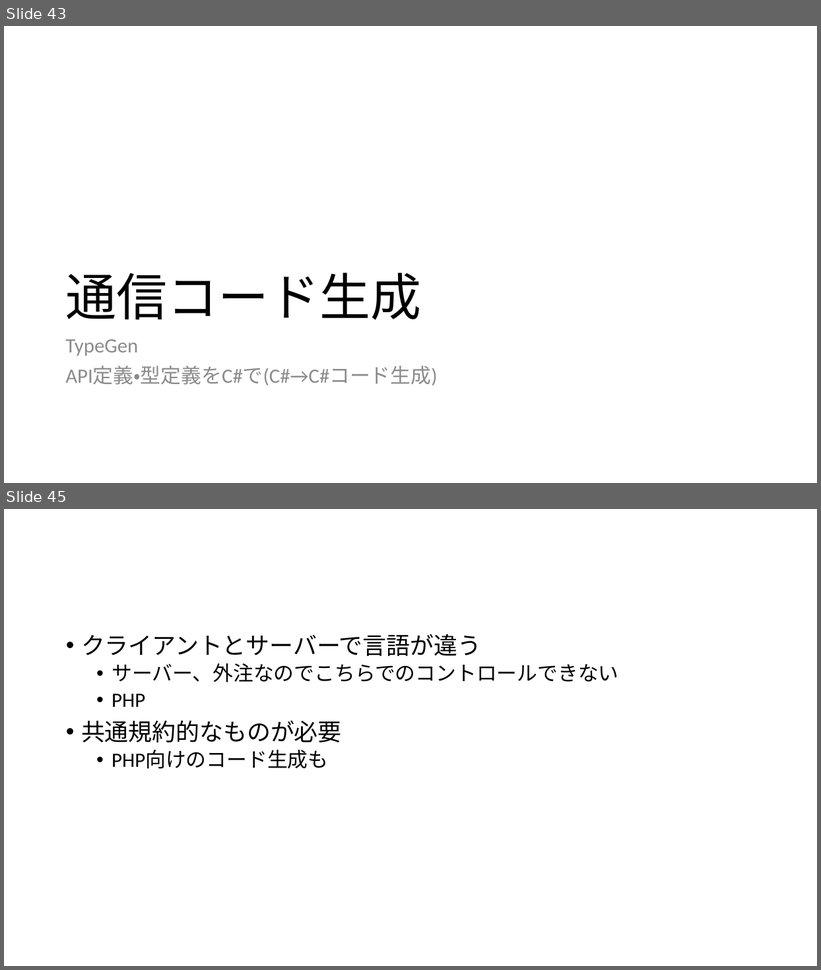
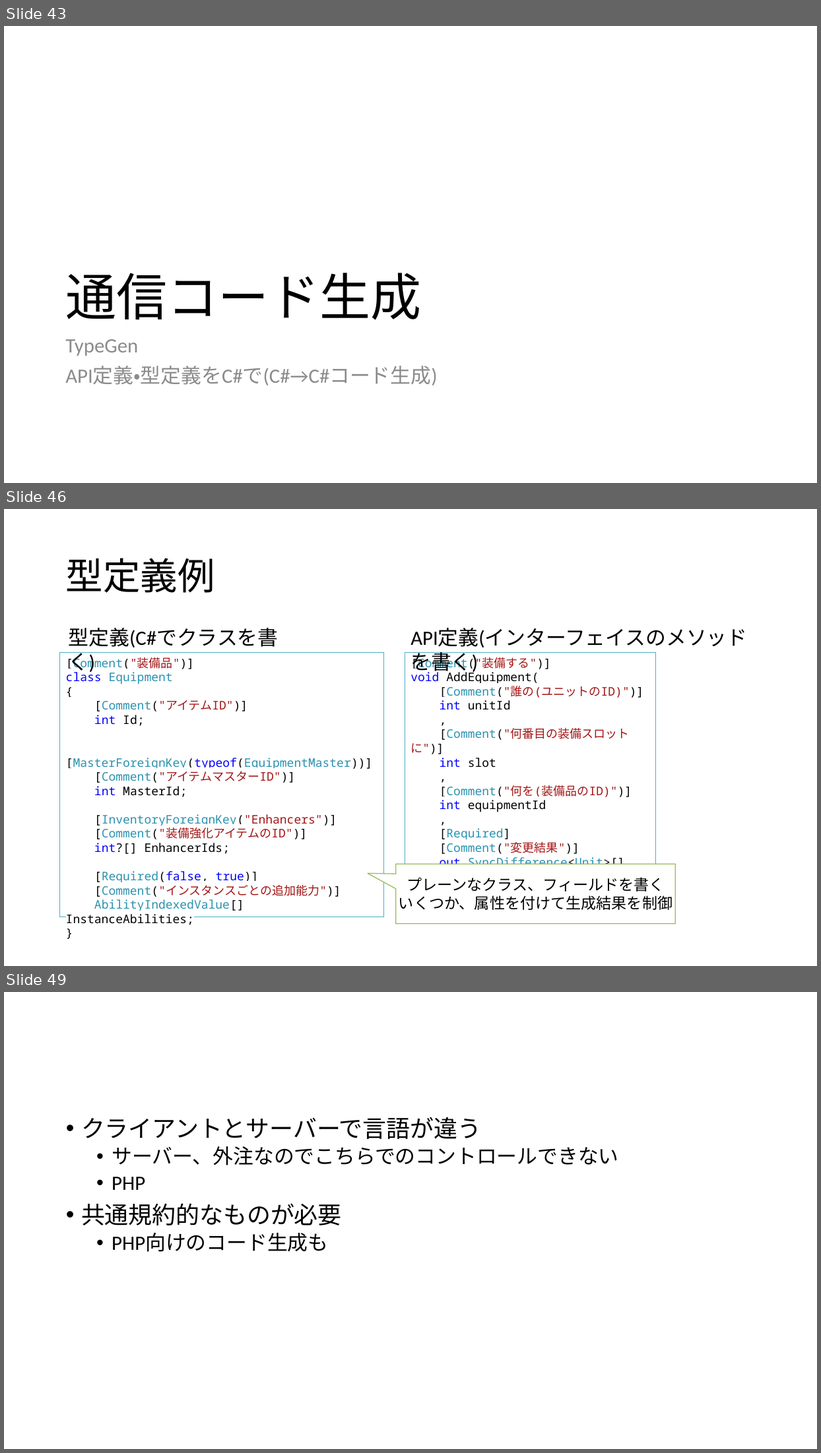
Before and after one commit to ppcuni/UnityCsharp20150321, a slide deck: doc/自社フレームワーク.pptx. Shown one above the other, each under a label of ours: slides 43 and 45 before the commit, slides 43, 46 and 49 after it; the slides between them are not shown. The pictures are 821x970 and 821x1453 pixels, drawn with LibreOffice and Linux fonts; fonts in the diff are those of the drawing. Boxes give left, top, right and bottom in pixels: in the first picture for what was removed or moved away, otherwise in the second. Text is boxed around its words. In the diff, an @@ line names an element or a change of style, - is before the commit and + after.

Commit message:
コード生成 途中

```diff
--- a/doc/自社フレームワーク.pptx
+++ b/doc/自社フレームワーク.pptx
@@ slide 46 added at <box>4,509,817,966</box>, background #FFFFFF @@
@@ title added at <box>66,558,215,593</box>, 44 pt, text #000000 @@
+型定義例
@@ text added at <box>69,628,279,648</box>, 24 pt, text #000000 @@
+型定義(C#でクラスを書く)
@@ text added at <box>411,628,747,675</box>, 24 pt, text #000000 @@
+API定義(インターフェイスのメソッドを書く)
@@ rectangle added at <box>60,652,384,917</box>, fill #FFFFFF, outline #4BACC6 1 pt, 14 pt, text #2B91AF @@
+[Comment("装備品")]
+class Equipment
+{
+[Comment("アイテムID")]
+int Id;
+[MasterForeignKey(typeof(EquipmentMaster))]
+[Comment("アイテムマスターID")]
+int MasterId;
+[InventoryForeignKey("Enhancers")]
+[Comment("装備強化アイテムのID")]
+int?[] EnhancerIds;
+[Required(false, true)]
+[Comment("インスタンスごとの追加能力")]
+AbilityIndexedValue[] InstanceAbilities;
+}
@@ rectangle added at <box>405,652,655,875</box>, fill #FFFFFF, outline #4BACC6 1 pt, 14 pt, text #000000 @@
+[Comment("装備する")]
+void AddEquipment(
+[Comment("誰の(ユニットのID)")]
+int unitId
+,
+[Comment("何番目の装備スロットに")]
+int slot
+,
+[Comment("何を(装備品のID)")]
+int equipmentId
+,
+[Required]
+[Comment("変更結果")]
+out SyncDifference<Unit>[] Units
+);
@@ speech box added at <box>396,864,676,923</box>, fill #FFFFFF, outline #9BBB59 1 pt, 18 pt, text #000000 @@
+プレーンなクラス、フィールドを書く
+いくつか、属性を付けて生成結果を制御
@@ what was slide 45 is now slide 49 @@
```
Also in this commit, not shown: 1 slide changed, 5 other slides added.
